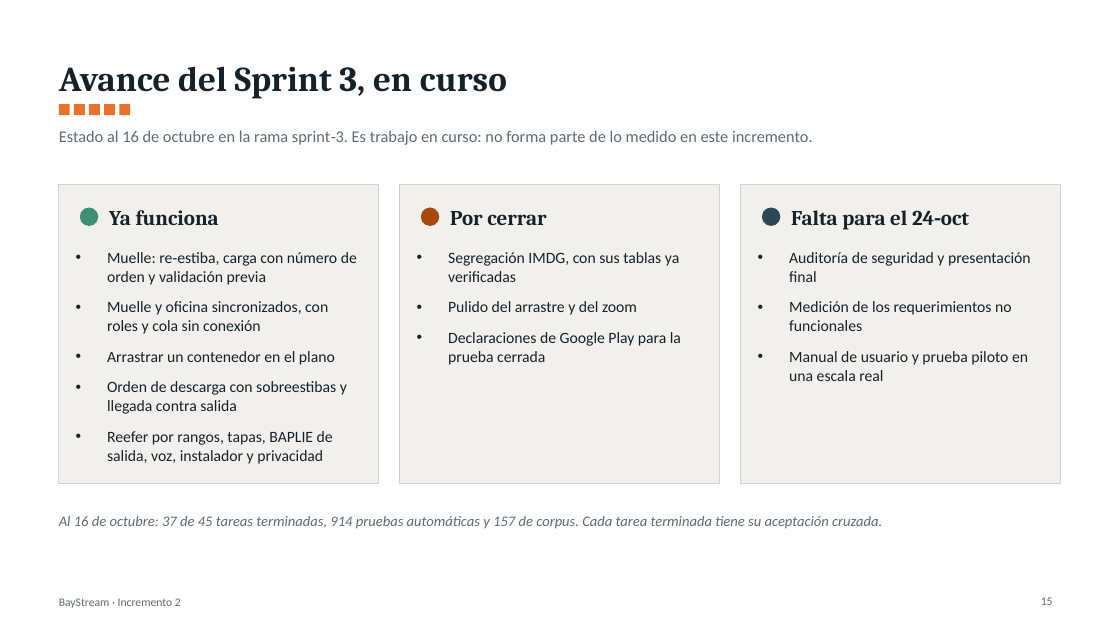
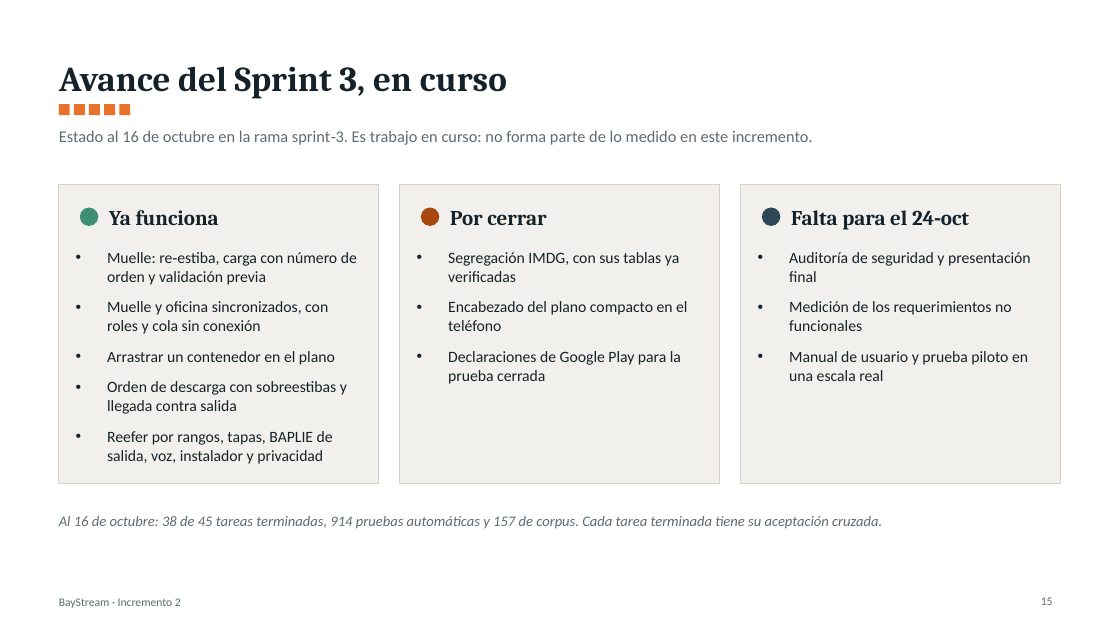
Before and after one commit to YovaWarrior/Proyecto-BayStream, a slide deck: slide 15 of docs/BayStream_Incremento2_Presentacion.pptx. Drawn at 1120x630 pixels with LibreOffice and Linux fonts; fonts in the diff are those of the drawing. Boxes give left, top, right and bottom in pixels: in the first picture for what was removed or moved away, otherwise in the second. Text is boxed around its words. In the diff, an @@ line names an element or a change of style, - is before the commit and + after.

```diff
--- a/docs/BayStream_Incremento2_Presentacion.pptx
+++ b/docs/BayStream_Incremento2_Presentacion.pptx
@@ text at (448,301,687,331): text changed @@
-• Pulido del arrastre y del zoom
+• Encabezado del plano compacto en el teléfono
@@ text at (59,516,882,529): text changed @@
-Al 16 de octubre: 37 de 45 tareas terminadas, 914 pruebas automáticas y 157 de corpus. Cada tarea terminada tiene su aceptación cruzada.
+Al 16 de octubre: 38 de 45 tareas terminadas, 914 pruebas automáticas y 157 de corpus. Cada tarea terminada tiene su aceptación cruzada.
```
Also in this commit, not shown: 2 other files.
